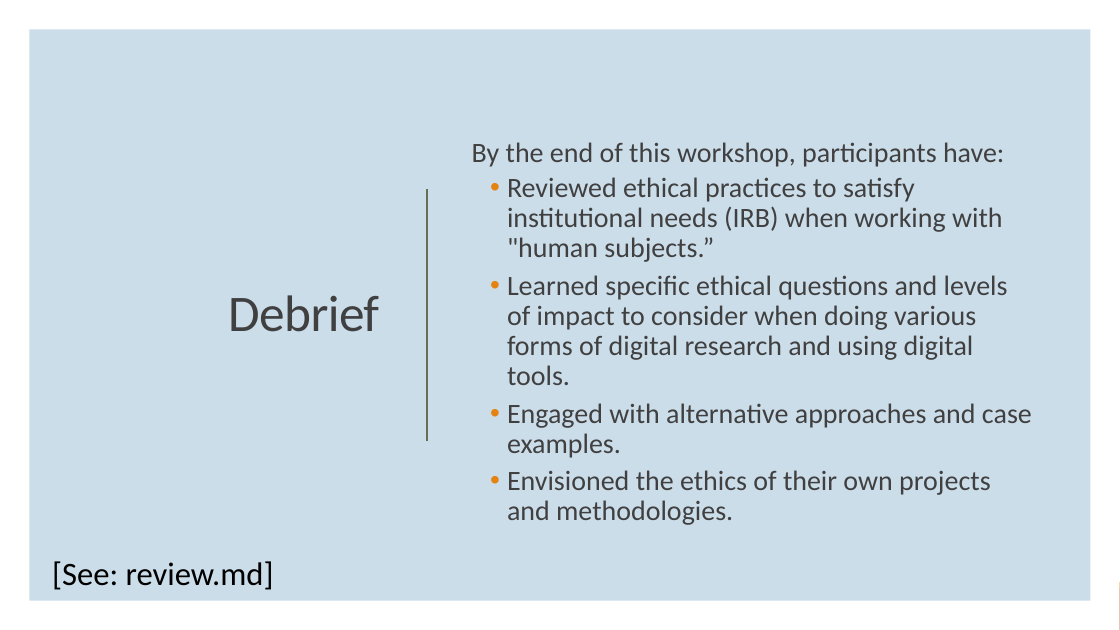
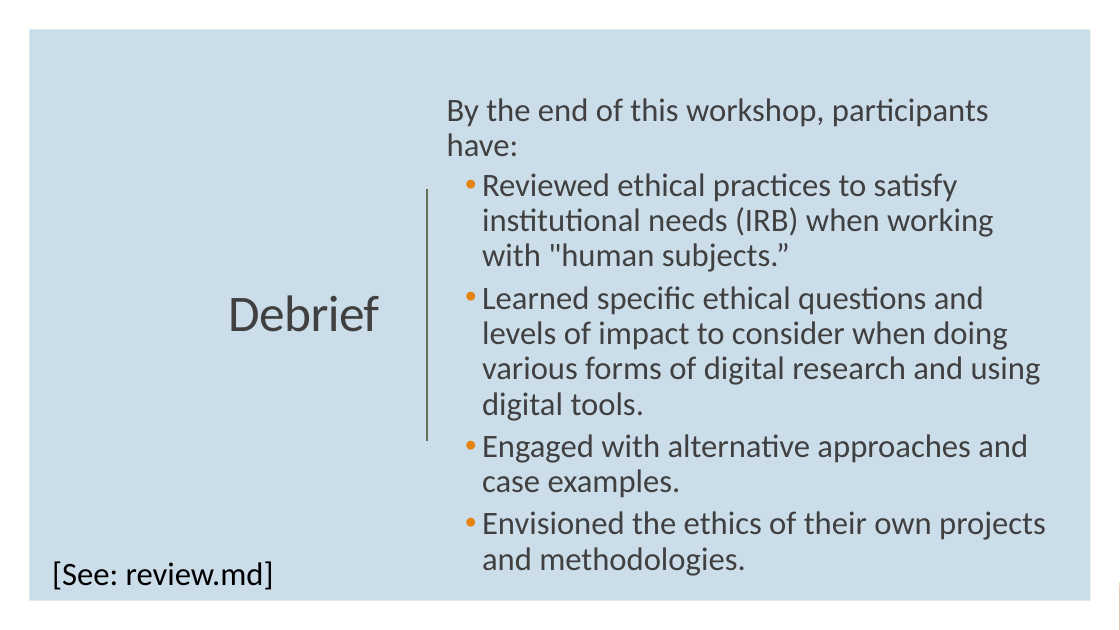
Before and after one commit to dhsouthbend/ethics, a slide deck: slide 52 of slides_ethics.pptx (slide 55 before the commit). Drawn at 1120x630 pixels with LibreOffice and Linux fonts; fonts in the diff are those of the drawing. Boxes give left, top, right and bottom in pixels: in the first picture for what was removed or moved away, otherwise in the second. Text is boxed around its words. In the diff, an @@ line names an element or a change of style, - is before the commit and + after.

```diff
--- a/slides_ethics.pptx
+++ b/slides_ethics.pptx
@@ text "By the end of this ...": place and size @@
-text "By the end of this ..." at [472,142,1032,525]
+text "By the end of this ..." at [447,98,1046,576]
@@ text "By the end of this ..." at [447,98,1046,576]: size 24 to 28 pt @@
```
Also in this commit, not shown: 12 other slides changed, 2 slides added, 5 slides removed, 1 other file.
